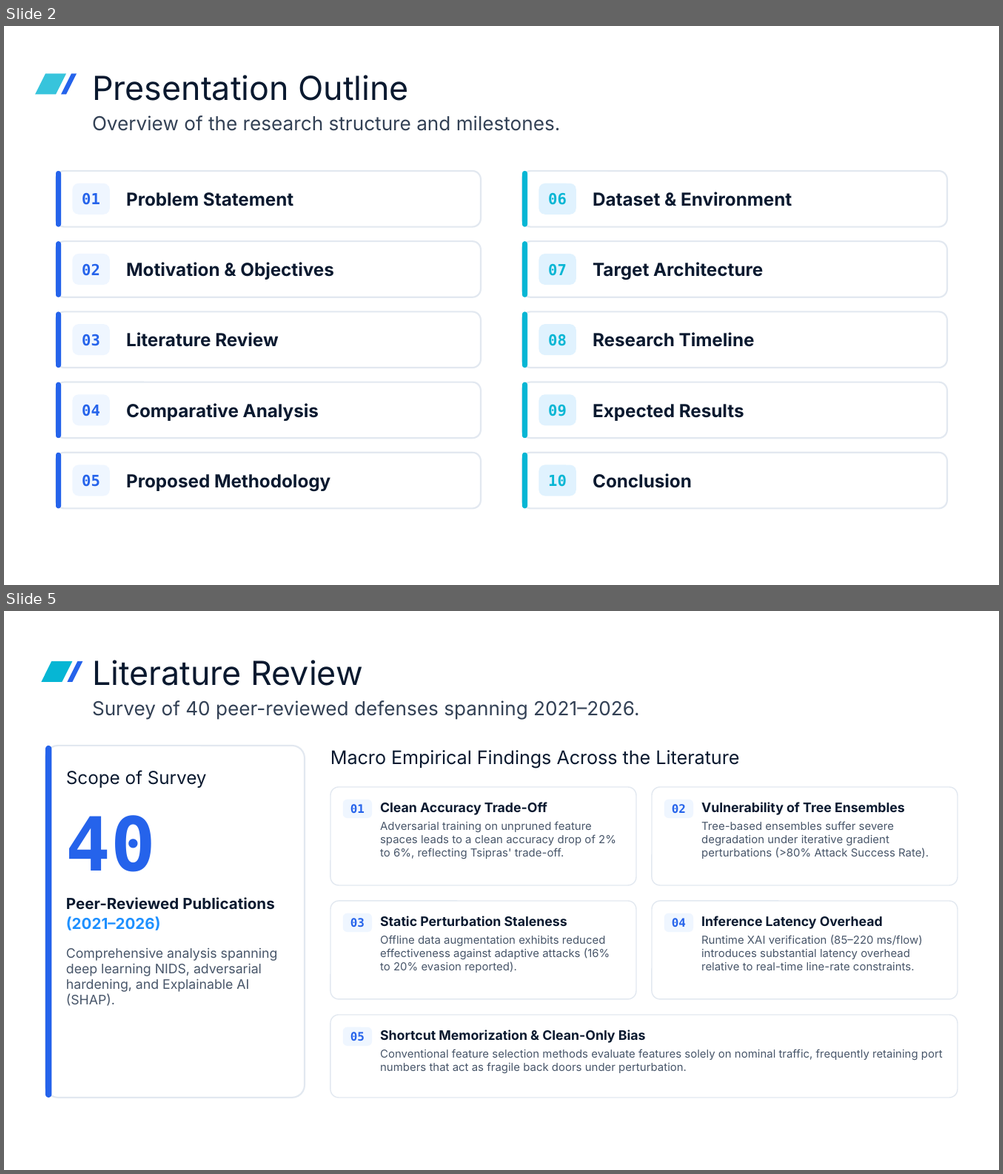
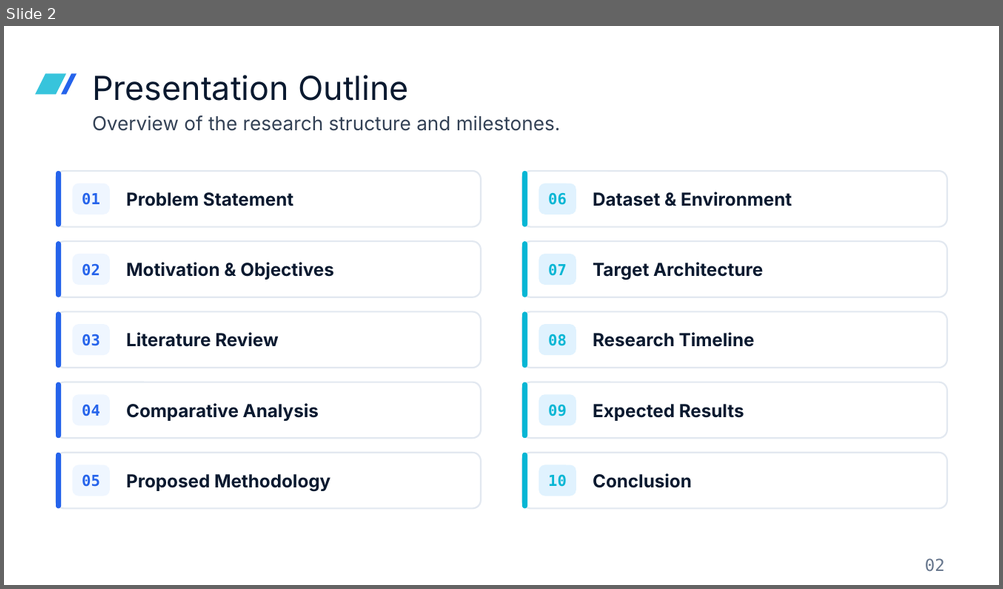
Before and after one commit to sadman128/aml_rocm_native, a slide deck: docs/pre_defense/predefense.pptx. Shown one above the other, each under a label of ours: slides 2 and 5 before the commit, slide 2 after it; the slides between them are not shown. The pictures are 1003x1174 and 1003x589 pixels, drawn with LibreOffice and Linux fonts; fonts in the diff are those of the drawing; background and template pictures are left out. Boxes give left, top, right and bottom in pixels: in the first picture for what was removed or moved away, otherwise in the second. Text is boxed around its words. In the diff, an @@ line names an element or a change of style, - is before the commit and + after.

```diff
--- a/docs/pre_defense/predefense.pptx
+++ b/docs/pre_defense/predefense.pptx
@@ slide 5 removed at bbox=[4, 611, 999, 1170], background picture (left out) @@
@@ freeform shape removed at bbox=[42, 661, 73, 681] @@
@@ freeform shape removed at bbox=[68, 661, 84, 681] @@
@@ text removed at bbox=[92, 660, 639, 720] @@
-Literature Review
-Survey of 40 peer-reviewed defenses spanning 2021–2026.
@@ rounded rectangle removed at bbox=[45, 745, 304, 1097] @@
@@ rounded rectangle removed at bbox=[45, 745, 52, 1097] @@
@@ text removed at bbox=[330, 750, 739, 768] @@
-Macro Empirical Findings Across the Literature
@@ text removed at bbox=[66, 770, 278, 1006] @@
-Scope of Survey
-40
-Peer-Reviewed Publications
-(2021–2026)
-Comprehensive analysis spanning deep learning NIDS, adversarial hardening, and Explainable AI (SHAP).
@@ group removed at bbox=[330, 787, 635, 886]: 2 rounded rectangles, 2 texts @@
-01
-Clean Accuracy Trade-Off
-Adversarial training on unpruned feature spaces leads to a clean accuracy drop of 2% to 6%, reflecting Tsipras' trade-off.
@@ group removed at bbox=[652, 787, 957, 886]: 2 rounded rectangles, 2 texts @@
-02
-Vulnerability of Tree Ensembles
-Tree-based ensembles suffer severe degradation under iterative gradient perturbations (>80% Attack Success Rate).
@@ group removed at bbox=[330, 901, 635, 1000]: 2 rounded rectangles, 2 texts @@
-03
-Static Perturbation Staleness
-Offline data augmentation exhibits reduced effectiveness against adaptive attacks (16% to 20% evasion reported).
@@ group removed at bbox=[652, 901, 957, 1000]: 2 rounded rectangles, 2 texts @@
-04
-Inference Latency Overhead
-Runtime XAI verification (85–220 ms/flow) introduces substantial latency overhead relative to real-time line-rate constraints.
@@ group removed at bbox=[330, 1015, 957, 1097]: 2 rounded rectangles, 2 texts @@
-05
-Shortcut Memorization & Clean-Only Bias
-Conventional feature selection methods evaluate features solely on nominal traffic, frequently retaining port numbers that act as fragile back doors under perturbation.
@@ slide 2 changed as well @@
@@ text added at bbox=[925, 559, 945, 572], 12 pt, text #64748B @@
+02
```
Also in this commit, not shown: 11 other slides changed, 3 slides added, 1 other slide removed, 53 other files.
